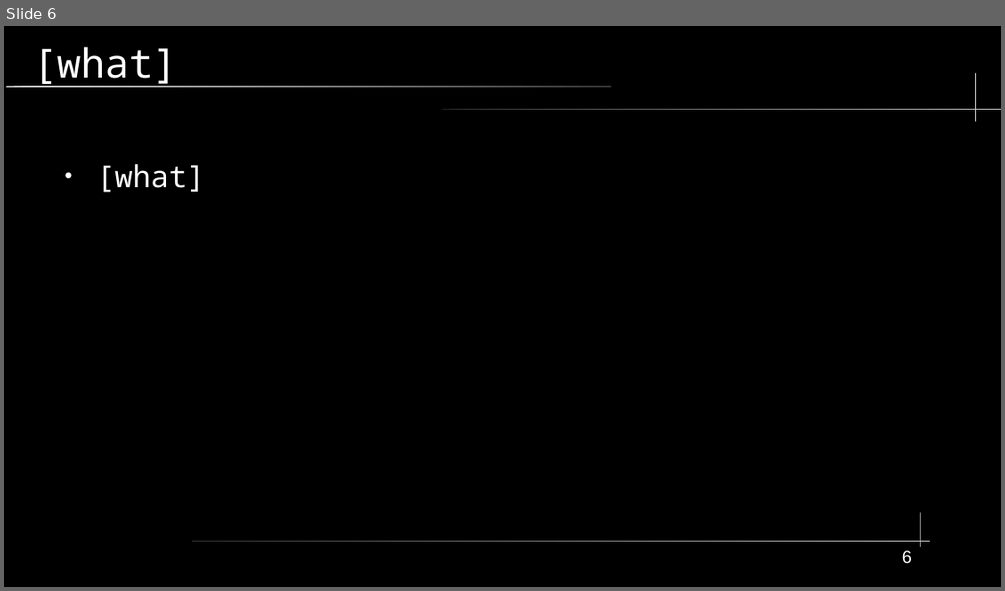
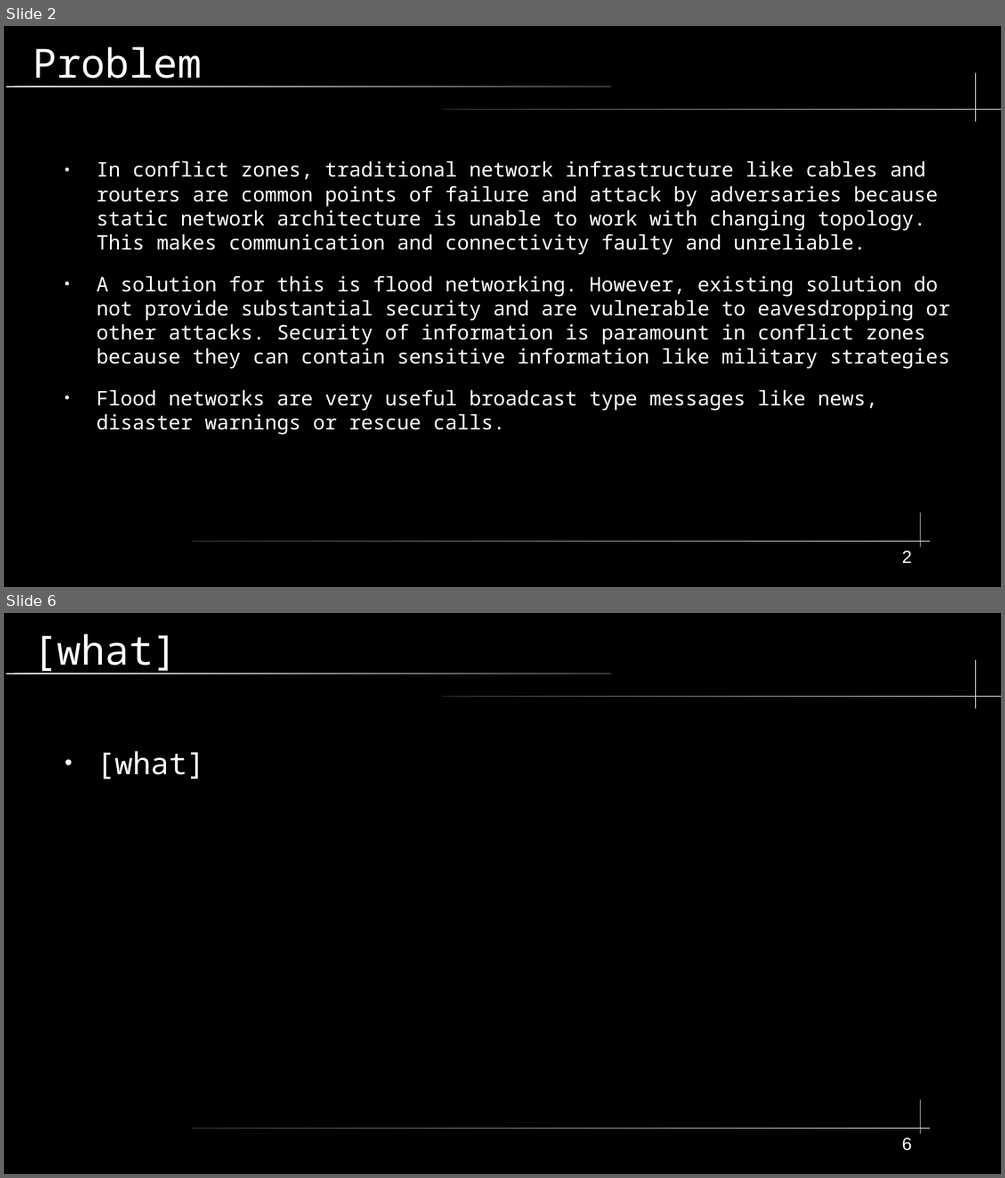
Before and after one commit to shinymonitor/hackyeah, a slide deck: presentation.odp. Shown one above the other, each under a label of ours: slide 6 before the commit, slides 2 and 6 after it; the slides between them are not shown. The pictures are 1005x591 and 1005x1178 pixels, drawn with LibreOffice and Linux fonts; fonts in the diff are those of the drawing. Boxes give left, top, right and bottom in pixels: in the first picture for what was removed or moved away, otherwise in the second. Text is boxed around its words. In the diff, an @@ line names an element or a change of style, - is before the commit and + after.

```diff
--- a/presentation.odp
+++ b/presentation.odp
@@ slide 2 added at (4,26,1001,587), background #000000; not listed: 5 template elements that a slide beside it also shows @@
@@ title added at (32,46,202,87), 32 pt, text #FFFFFF @@
+Problem
@@ text added at (97,160,950,435), 16 pt, text #FFFFFF @@
+● In conflict zones, traditional network infrastructure like cables and routers are common points of failure and attack by adversaries because static network architecture is unable to work with changing topology. This makes communication and connectivity faulty and unreliable.
+● A solution for this is flood networking. However, existing solution do not provide substantial security and are vulnerable to eavesdropping or other attacks. Security of information is paramount in conflict zones because they can contain sensitive information like military strategies
+● Flood networks are very useful broadcast type messages like news, disaster warnings or rescue calls.
@@ page number added at (902,550,912,563), 14 pt, text #FFFFFF @@
+2
```
Also in this commit, not shown: 3 slides changed, 1 other slide added, 2 slides removed, 7 other files.
